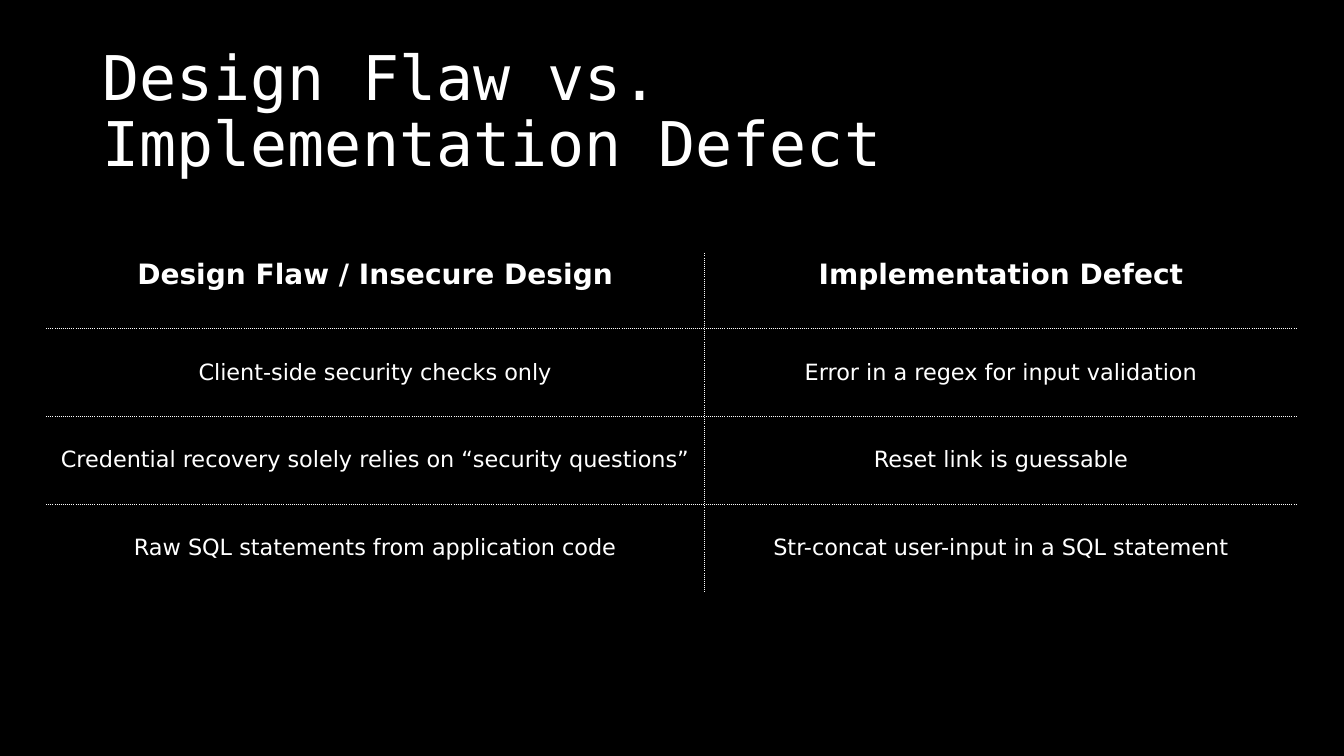
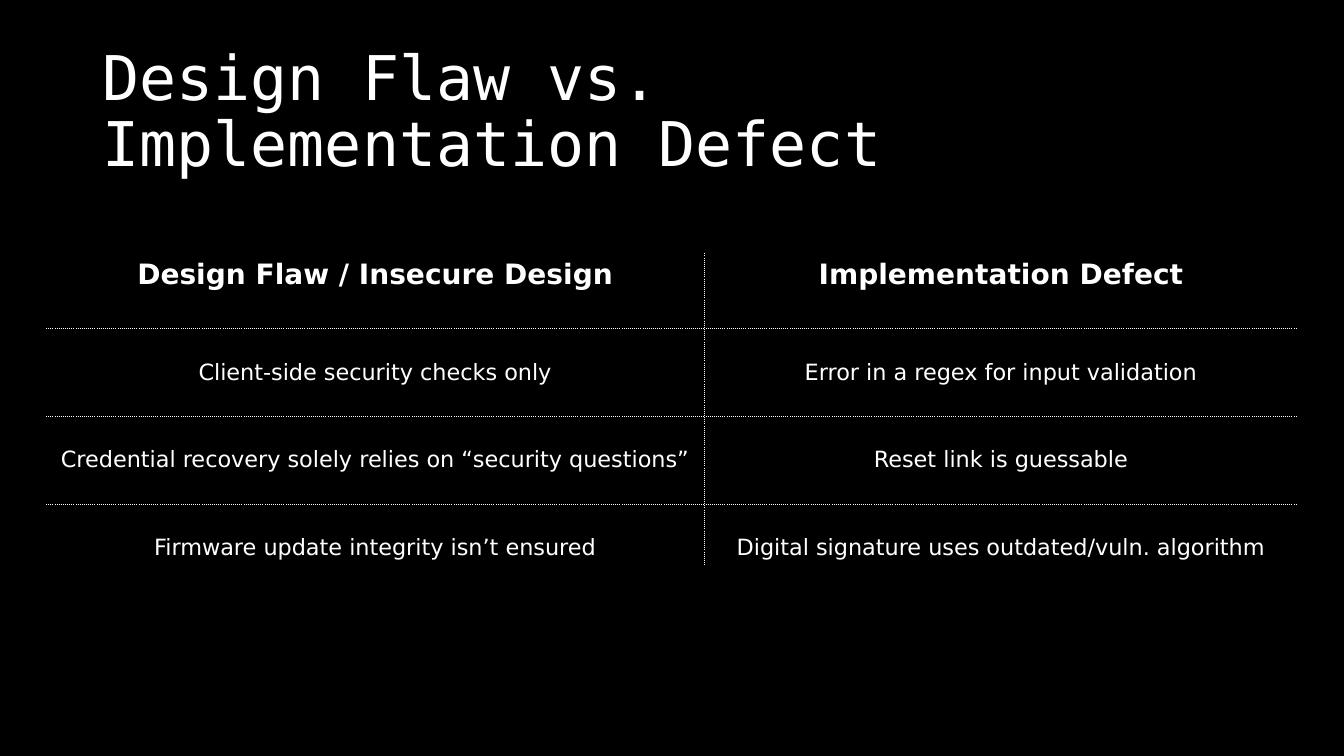
Before and after one commit to dschwarz91/websec-lecture, a slide deck: slide 9 of slides/8_General_Topics.pptx. Drawn at 1344x756 pixels with LibreOffice and Linux fonts; fonts in the diff are those of the drawing. Boxes give left, top, right and bottom in pixels: in the first picture for what was removed or moved away, otherwise in the second. Text is boxed around its words. In the diff, an @@ line names an element or a change of style, - is before the commit and + after.

Commit message:
Updated example for design flaw vs. implementation defect.

```diff
--- a/slides/8_General_Topics.pptx
+++ b/slides/8_General_Topics.pptx
@@ table at (46,253,1299,576) @@
-row 4, column 1: Raw SQL statements from application code
+row 4, column 1: Firmware update integrity isn’t ensured
-row 4, column 2: Str-concat user-input in a SQL statement
+row 4, column 2: Digital signature uses outdated/vuln. algorithm
```
Also in this commit, not shown: 1 other slide changed, 1 other file.
